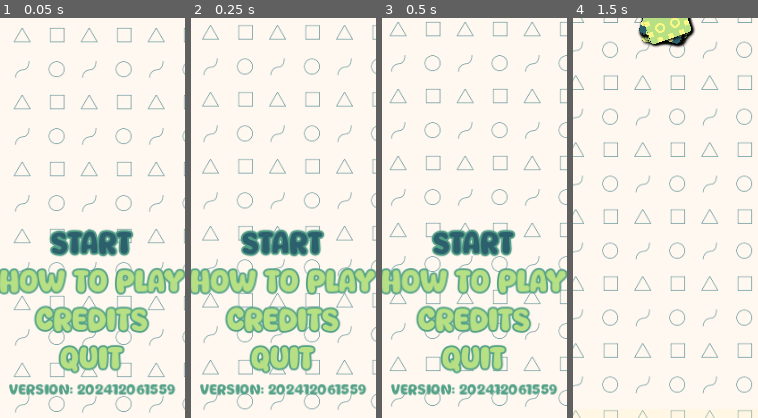
Above: before the commit, frames 1-4 (left to right).
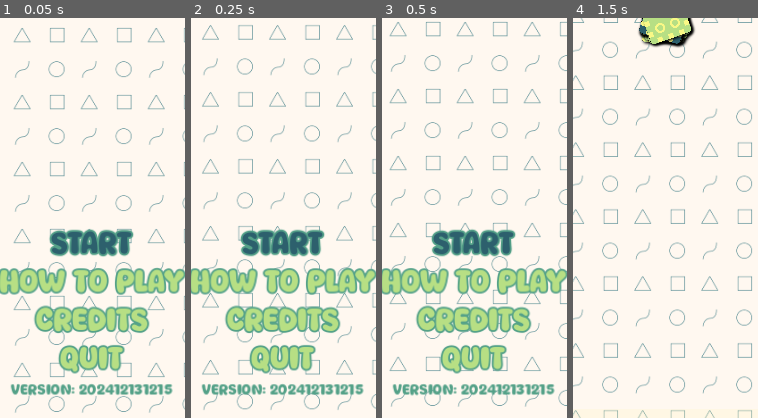
Above: after the commit, the same moments.

Repository: magopian/rummager
Game: Godot game, scene res://start_menu.tscn
Two runs of this game, one before a commit and one after it. Both use one fixed random seed, a clock stepped at 60 frames per second and the inputs below. Sound files missing from this copy of the repository are replaced by a short silence.
Inputs:
- Up to frame 1 (0.05 s): no input
- Up to frame 2 (0.25 s): no input
- Up to frame 3 (0.5 s): no input
- Up to frame 4 (1.5 s): click "START" at 0.5 s; click "Let's go!" at 1.25 s
The pictures show only the part of the screen within x 25-75%, y 50-100%; the shares and areas given below are measured in that part.

The runs differ from the first frame. In frame 1, 1.8% of the frame differs, in the area x 4-96%, y 91-95%; in frame 2, 1.8%; in frame 3, 1.8%; in frame 4, nothing differs.

Commit message:
Bump version number

Diff:
--- a/project.godot
+++ b/project.godot
@@ -11,7 +11,7 @@
 [application]
 
 config/name="Rummager"
-config/version="202412061559"
+config/version="202412131215"
 run/main_scene="res://start_menu.tscn"
 config/features=PackedStringArray("4.3", "Mobile")
 boot_splash/image="res://assets/boot_splash.png"
Not shown, changed: export_presets.cfg
